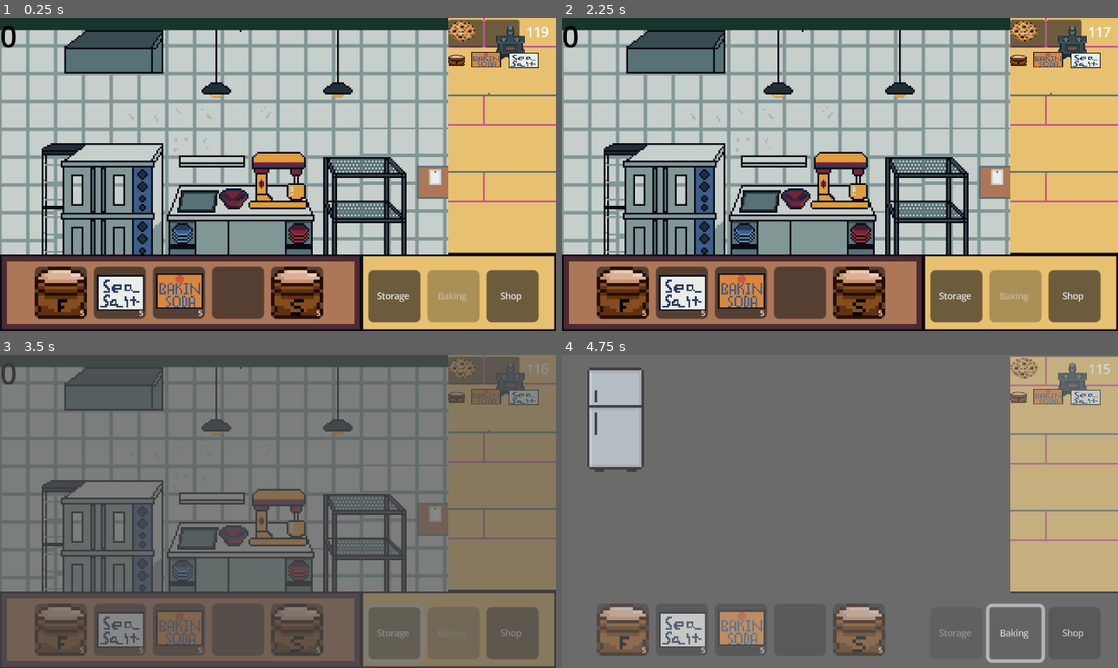
Above: before the commit, frames 1-4 (two rows, left to right).
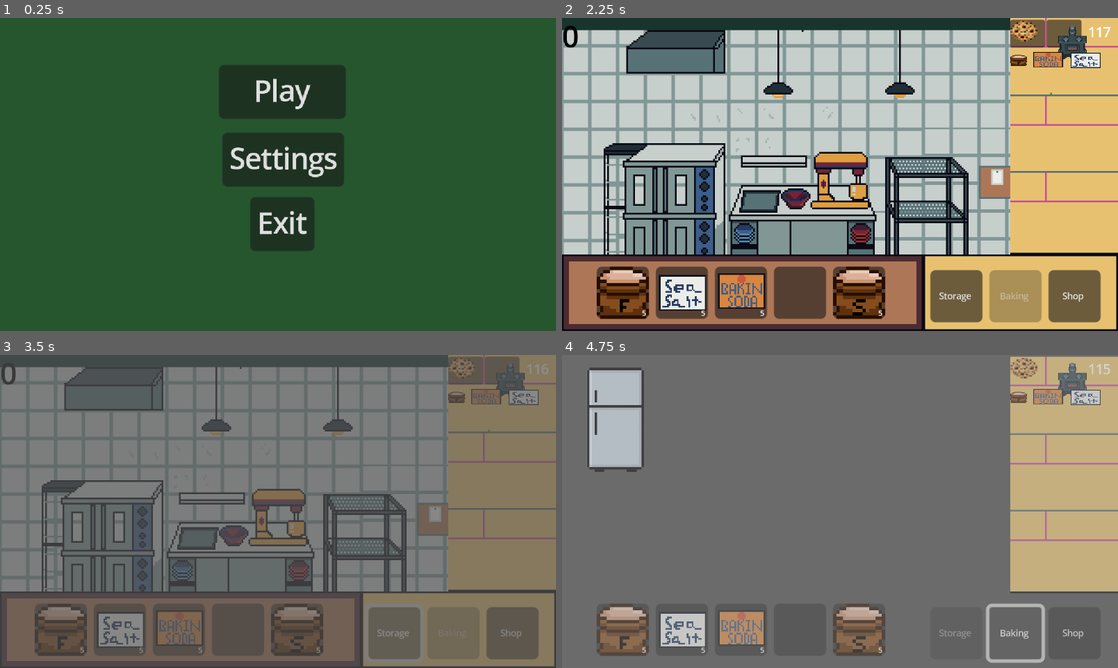
Above: after the commit, the same moments.

Repository: amusci/sweet-treat
Game: Godot game, scene res://Scenes/Areas/Title Screen/title_screen.tscn
Two runs of this game, one before a commit and one after it. Both use one fixed random seed, a clock stepped at 60 frames per second and the inputs below. Before the commit the project starts from res://Scenes/Areas/bakery_playground.tscn.
Inputs (mouse positions are in pixels of both pictures, inside the frame that each line leads up to):
- Up to frame 1 (0.25 s): no input
- Up to frame 2 (2.25 s): click (845, 158) at 0.5 s, where only the run after the commit has a clickable "Settings"; click (617, 61) at 1.25 s, where only the run after the commit has a clickable "Back"; click (845, 93) at 2 s, where only the run after the commit has a clickable "Play"
- Up to frame 3 (3.5 s): click "Storage" at 2.75 s
- Up to frame 4 (4.75 s): click "Shop" at 3.5 s; click "Baking" at 4.25 s

The runs differ from the first frame. In frame 1, 99% of the frame differs, in the area x 0-100%, y 0-100%; in frame 2, less than 0.1%; in frame 3, less than 0.1%; in frame 4, nothing differs.

Commit message:
MusicManager
MusicManager can play/stop/pause/resume the song

MusicManager now can save and load the previous volume

Diff:
--- a/Scenes/Areas/Title Screen/Settings.tscn
+++ b/Scenes/Areas/Title Screen/Settings.tscn
@@ -1,8 +1,7 @@
-[gd_scene load_steps=4 format=3 uid="uid://ce0uynhqjxqih"]
+[gd_scene load_steps=3 format=3 uid="uid://ce0uynhqjxqih"]
 
 [ext_resource type="Texture2D" uid="uid://dv6a36mp5hvqj" path="res://Assets/TempAssets/Temp Title Background.png" id="1_fl535"]
 [ext_resource type="Script" uid="uid://emr0rprao5lu" path="res://Scripts/Main Menu/settings.gd" id="1_l7is4"]
-[ext_resource type="AudioStream" uid="uid://cowck353ths5w" path="res://Resources/Music/Test Song.wav" id="3_fnck5"]
 
 [node name="Settings" type="Node2D"]
 script = ExtResource("1_l7is4")
@@ -19,11 +18,14 @@
 offset_bottom = 36.0
 max_value = 1.0
 step = 0.001
-value = 0.3
+value = 0.5
 
-[node name="AudioStreamPlayer" type="AudioStreamPlayer" parent="."]
-stream = ExtResource("3_fnck5")
-autoplay = true
-bus = &"Music"
+[node name="Back" type="Button" parent="."]
+offset_left = 11.0
+offset_top = 9.0
+offset_right = 56.0
+offset_bottom = 40.0
+text = "Back"
 
 [connection signal="value_changed" from="HSlider" to="." method="_on_h_slider_value_changed"]
+[connection signal="pressed" from="Back" to="." method="_on_back_pressed"]
--- a/Scripts/Main Menu/settings.gd
+++ b/Scripts/Main Menu/settings.gd
@@ -4,12 +4,12 @@
 @onready var music_slider = $HSlider
 
 func _ready():
-	print(music_slider.value)
-	AudioServer.set_bus_volume_db(music, linear_to_db(.3))
-
-
-
+	# Set slider to saved volume
+	music_slider.value = MusicManager.get_current_volume()
 
 func _on_h_slider_value_changed(value: float) -> void:
-	AudioServer.set_bus_volume_db(music, linear_to_db(value))
+	MusicManager.set_volume(value)
 	print("Volume Changed ", value)
+
+func _on_back_pressed():
+	get_tree().change_scene_to_file("res://Scenes/Areas/Title Screen/title_screen.tscn")
--- a/Scripts/Main Menu/title_screen.gd
+++ b/Scripts/Main Menu/title_screen.gd
@@ -6,9 +6,9 @@
 
 
 func _ready():
-	pass
-
-
+	var music = preload("res://Assets/Music/Test Song.wav")
+	music.loop_mode = AudioStreamWAV.LOOP_FORWARD
+	MusicManager.play_music(music)
 
 func _on_play_pressed() -> void:
 	get_tree().change_scene_to_file("res://Scenes/Areas/bakery_playground.tscn")
--- /dev/null
+++ b/Scripts/Singleton/MusicManager.gd
@@ -0,0 +1,58 @@
+extends Node
+
+var music_player: AudioStreamPlayer
+var current_song: AudioStream
+var current_volume: float = 0.3
+
+const SAVE_FILE = "user://settings.ini"
+
+func _ready():
+	# On ready we make a new audio stream player and load our volume
+	music_player = AudioStreamPlayer.new()
+	add_child(music_player)
+	music_player.bus = "Music"
+	load_volume_setting()
+
+func play_music(song: AudioStream):
+	# Play the song passed into the function
+	if current_song != song:
+		current_song = song
+		music_player.stream = song
+		music_player.play()
+
+func stop_music():
+	# Stop
+	music_player.stop()
+
+func set_volume(volume: float):
+	# Set volume of music
+	current_volume = volume
+	music_player.volume_db = linear_to_db(volume)
+	save_volume_setting()
+
+func pause_music():
+	# Pause
+	music_player.stream_paused = true
+
+func resume_music():
+	# Resume
+	music_player.stream_paused = false
+
+func get_current_volume() -> float:
+	# Helper function that returns the current volume
+	return current_volume
+
+func save_volume_setting():
+	# Save current volume
+	var config = ConfigFile.new()
+	config.set_value("audio", "music_volume", current_volume)
+	config.save(SAVE_FILE)
+
+func load_volume_setting():
+	# Load the saved volume
+	var config = ConfigFile.new()
+	var save_file = config.load(SAVE_FILE)
+	if save_file == OK: # If the file exists
+		current_volume = config.get_value("audio", "music_volume", 0.3)
+		# config.get_value(section, key, default_value)
+	set_volume(current_volume)
--- a/default_bus_layout.tres
+++ b/default_bus_layout.tres
@@ -5,5 +5,5 @@
 bus/1/solo = false
 bus/1/mute = false
 bus/1/bypass_fx = false
-bus/1/volume_db = -0.526013
+bus/1/volume_db = -24.137
 bus/1/send = &"Master"
--- a/project.godot
+++ b/project.godot
@@ -11,7 +11,7 @@
 [application]
 
 config/name="Sweet Treat"
-run/main_scene="res://Scenes/Areas/bakery_playground.tscn"
+run/main_scene="uid://cs61hh6a5onuu"
 config/features=PackedStringArray("4.4", "Forward Plus")
 config/icon="res://icon.svg"
 
@@ -23,6 +23,7 @@
 TransitionScreen="*res://Scripts/Singleton/transition_screen.tscn"
 MachineManager="*res://Scripts/Singleton/MachineManager.gd"
 OrderManager="*res://Scripts/Singleton/OrderManager.gd"
+MusicManager="*res://Scripts/Singleton/MusicManager.gd"
 
 [display]
 
Not shown, changed: Assets/Music/Test Song.wav.import
Not shown, added: Scripts/Singleton/MusicManager.gd.uid
Not shown, added: Assets/Music/Test Song.wav
Not shown, added: Assets/Music/Test Song.wav.asd
